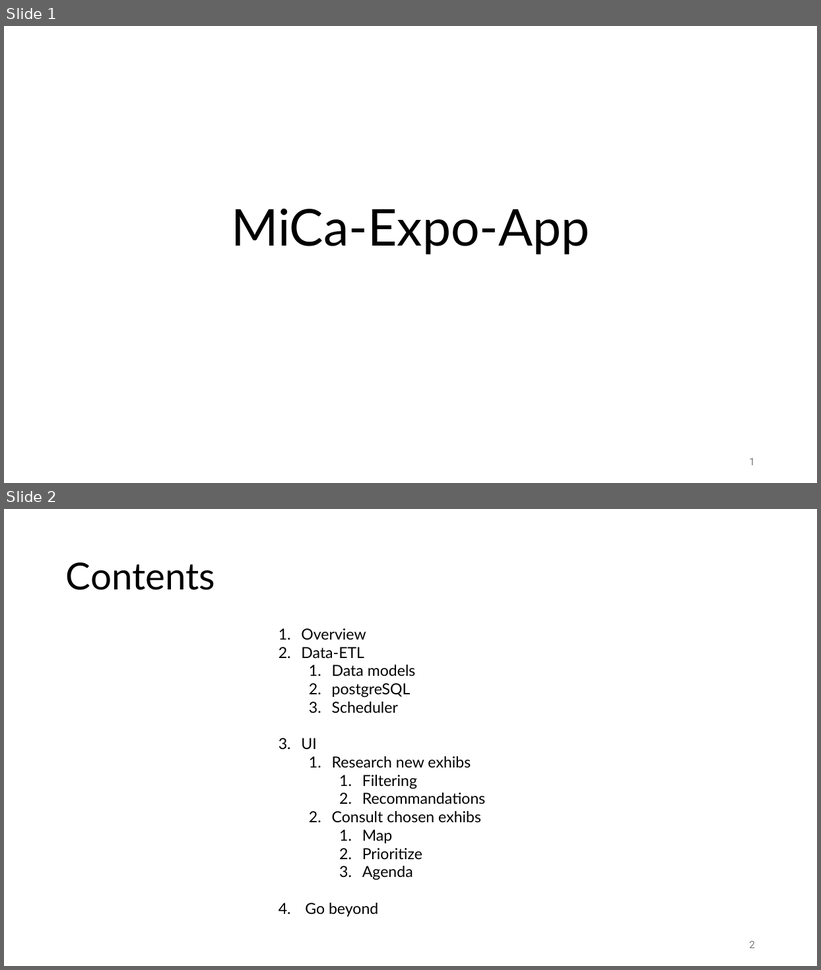
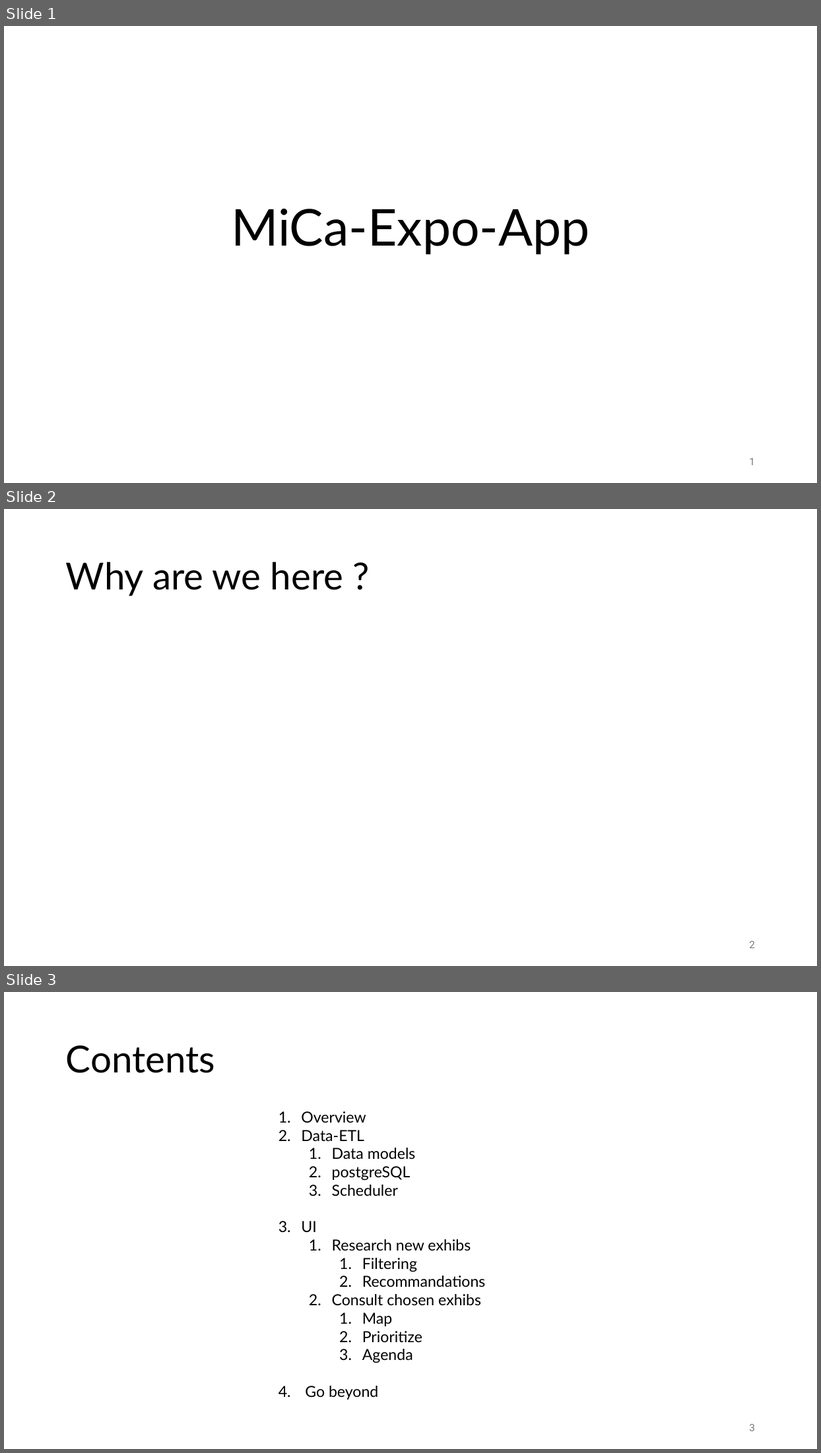
Before and after one commit to Mich-Blaz/Expo-App-MiCa, a slide deck: MiCa-expo-app.pptx. Shown one above the other, each under a label of ours: slides 1 and 2 before the commit, slides 1, 2 and 3 after it. The pictures are 821x970 and 821x1453 pixels, drawn with LibreOffice and Linux fonts; fonts in the diff are those of the drawing. Boxes give left, top, right and bottom in pixels: in the first picture for what was removed or moved away, otherwise in the second. Text is boxed around its words. In the diff, an @@ line names an element or a change of style, - is before the commit and + after.

```diff
--- a/MiCa-expo-app.pptx
+++ b/MiCa-expo-app.pptx
@@ slide 2 added at [4, 509, 817, 966], background #FFFFFF @@
@@ title added at [66, 562, 344, 596], 44 pt, text #000000 @@
+Why are we here ?
@@ page number added at [749, 941, 755, 949], 12 pt, text #797979 @@
+2
@@ what was slide 2 is now slide 3 @@
@@ page number at [749, 1424, 755, 1432]: text changed @@
-2
+3
```
Also in this commit, not shown: 1 slide changed, 3 other slides added.
